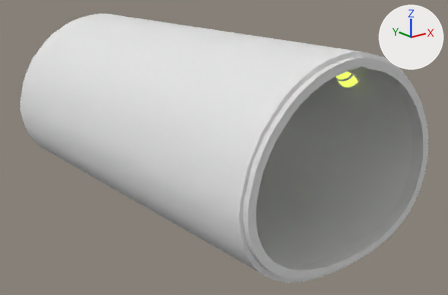
An edit to the FBX model Assets/Models/New Tunnels/Tunnel_Straight 1.fbx, drawn before and after from the same camera.
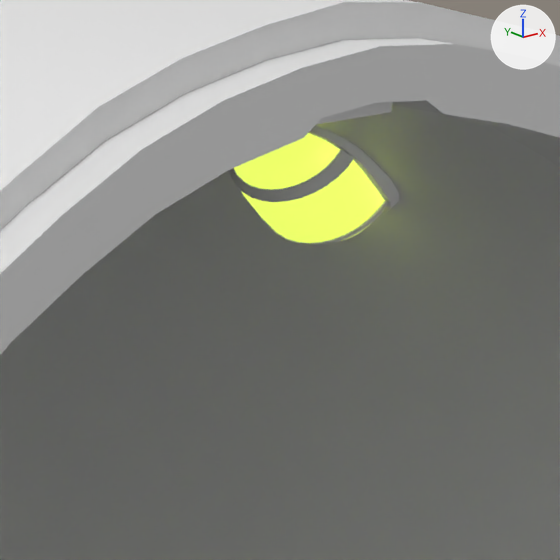
There are two pictures of each version: one whole from a 50 mm lens placed at (-36.8, -50.5, 25.4), pointed at (1.5, -2.7, 6.3), one close up on the part from 67% to 86% of the width and 17% to 45% of the height. The lights are fixed; the arrows at upper right show +X, +Y and +Z. The first two pictures are the older version. Where no turn or scale is listed for an object, it has been applied to the vertices.

The first close-up shows 'Tunnel_Straight.005'.
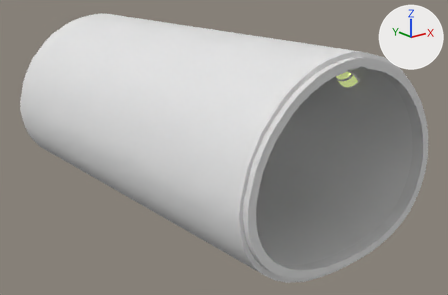
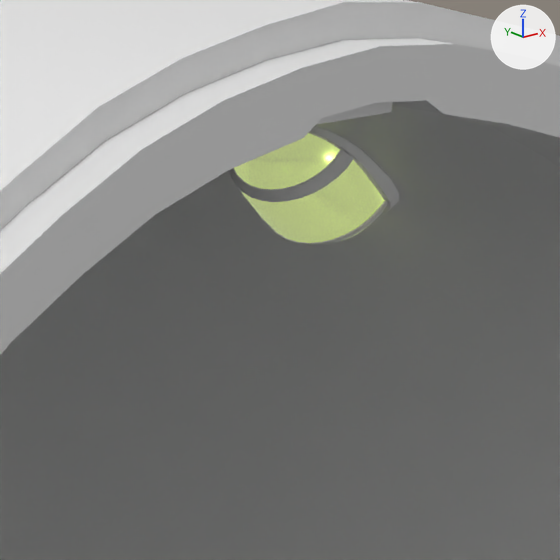
What changed in the scene script:
```text
Change mat_light:
    mat_light.emission_color: (0.482, 0.604, 0.0775) -> (0.348, 0.399, 0.188)  # green #b8cc4f -> green #9fa978
    mat_light.emission_strength: 1.6 -> 1.0
```

What differs and where, as boxes [x1, y1, x2, y2] in the close-ups (560 x 560 px):
'Tunnel_Straight.005', recoloured, surface changed
    both: [231, 115, 421, 247]
